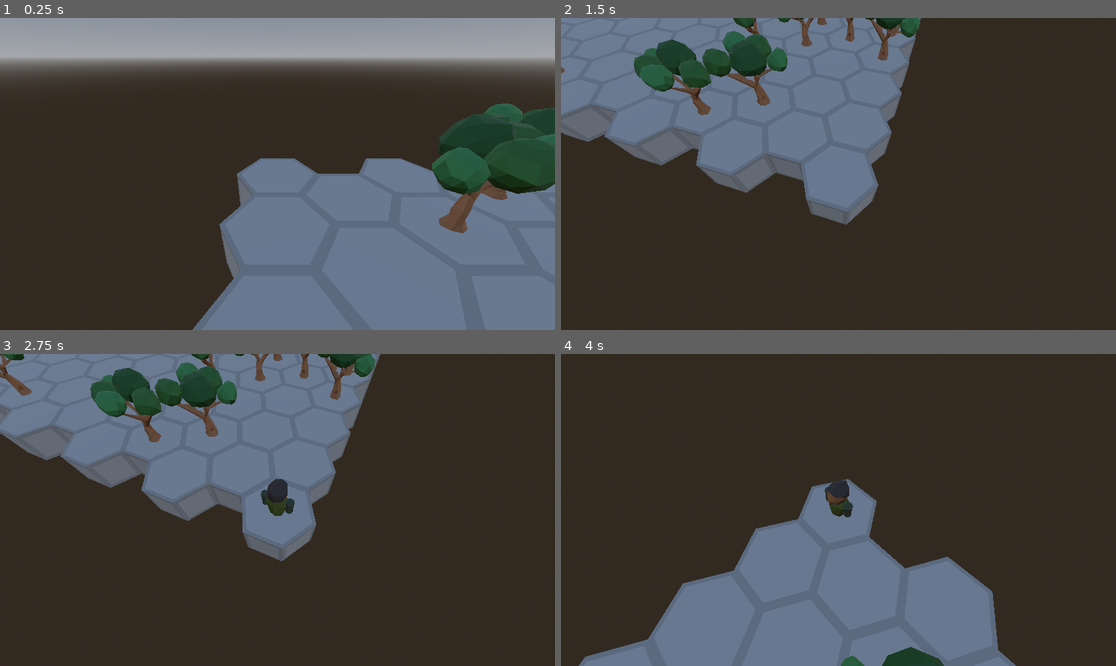
Above: before the commit, frames 1-4 (two rows, left to right).
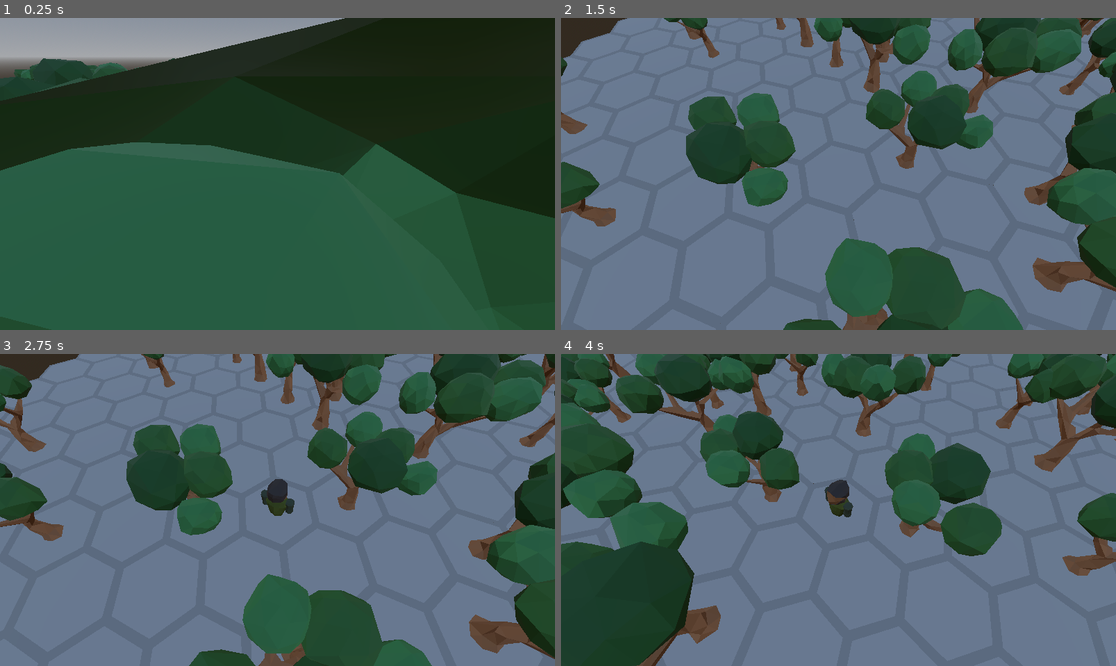
Above: after the commit, the same moments.

Repository: Boyquotes/nomad-realms-expeditions
Game: Godot game, scene res://game.tscn
Same seed, same stepped clock (60 frames per second), same inputs: the game is played once before the commit and once after it.
Inputs (mouse positions are in pixels of both pictures, inside the frame that each line leads up to):
- Up to frame 1 (0.25 s): no input
- Up to frame 2 (1.5 s): tap Enter at 0.5 s; move the mouse to (960, 158) at 0.52 s; hold Middle mouse button (rotate_camera) 0.53-1.28 s; click (960, 158) at 0.67 s; tap Space at 1.25 s; move the mouse to (727, 189) at 1.27 s; tap Middle mouse button (rotate_camera) at 1.35 s; click (727, 189) at 1.42 s
- Up to frame 3 (2.75 s): move the mouse to (333, 441) at 2.02 s; hold Middle mouse button (rotate_camera) from 2.03 s (still down); click (333, 441) at 2.17 s
- Up to frame 4 (4 s): tap Enter at 2.75 s; move the mouse to (810, 572) at 2.77 s; release Middle mouse button (rotate_camera) at 2.78 s; tap Middle mouse button (rotate_camera) at 2.85 s; click (810, 572) at 2.92 s; move the mouse to (1005, 556) at 3.52 s; hold Middle mouse button (rotate_camera) from 3.53 s (still down); click (1005, 556) at 3.67 s

The runs differ from the first frame. In frame 1, 91% of the frame differs, in the area x 0-100%, y 0-100%; in frame 2, 80%; in frame 3, 81%; in frame 4, 70%.

Commit message:
Create card.gd and card_gui.tscn

Diff:
--- a/actor/nomad.gd
+++ b/actor/nomad.gd
@@ -1 +1,4 @@
 extends Actor
+
+func _ready():
+	world_pos = WorldPos.new(0, 0, 8, 8)
--- a/map/world_map.gd
+++ b/map/world_map.gd
@@ -33,6 +33,7 @@
 			tree.world_pos = WorldPos.new(0, 0, j, i)
 			tree.position.y = 1
 			tree.rotation.y = randf_range(0, 2 * PI)
+			tree.scale *= randf_range(1, 1.5)
 			add_child(tree)
 
 # Called every frame. 'delta' is the elapsed time since the previous frame.
--- a/resources/card_effect/damage_effect.gd
+++ b/resources/card_effect/damage_effect.gd
@@ -1,7 +1,7 @@
 extends CardEffect
 class_name DamageEffect
 
-@export var damage: int
+@export_range(0, 10000) var damage: int = 1
 
 func _handle(actor: Actor, target: Actor) -> void:
 	target.health_component.health -= damage
--- /dev/null
+++ b/resources/cards/card.gd
@@ -0,0 +1,6 @@
+extends Resource
+class_name Card
+
+@export var card_effect: CardEffect
+@export var texture: Texture2D
+@export var rarity: int = 0
--- /dev/null
+++ b/visuals/card_gui/card_gui.tscn
@@ -0,0 +1,3 @@
+[gd_scene format=3 uid="uid://8ilhyuvjn4s5"]
+
+[node name="CardGui" type="Node2D"]
